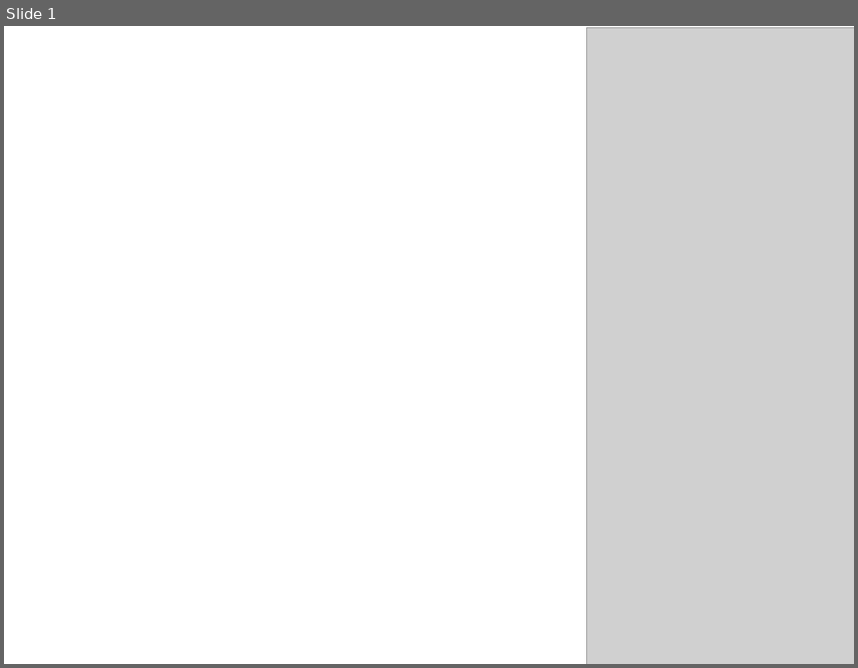
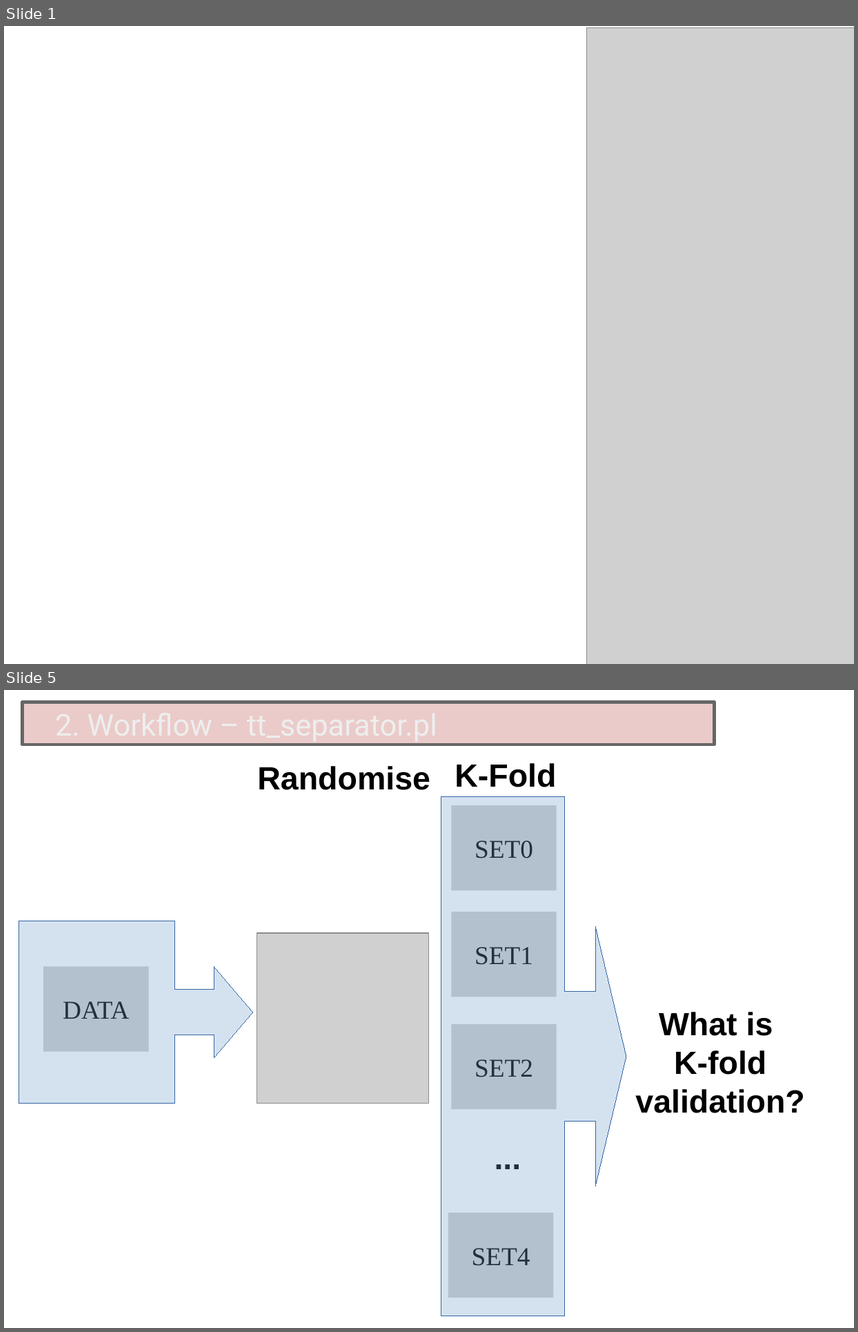
Before and after one commit to joanmarticarreras/AGB_naive_bayes, a slide deck: PPT.odp. Shown one above the other, each under a label of ours: slide 1 before the commit, slides 1 and 5 after it; the slides between them are not shown. The pictures are 858x668 and 858x1332 pixels, drawn with LibreOffice and Linux fonts; fonts in the diff are those of the drawing; grey boxes stand for pictures. Boxes give left, top, right and bottom in pixels: in the first picture for what was removed or moved away, otherwise in the second. Text is boxed around its words. In the diff, an @@ line names an element or a change of style, - is before the commit and + after.

```diff
--- a/PPT.odp
+++ b/PPT.odp
@@ slide 5 added at (4, 690, 854, 1328), background #FFFFFF @@
@@ rectangle added at (23, 702, 715, 745), fill #BA564D at 30% opacity, outline #666666 2.83 pt @@
@@ title added at (55, 704, 437, 744), 28 pt, text #EEEEEE @@
+2. Workflow – tt_separator.pl
@@ text added at (257, 766, 430, 790), 30 pt, text #000000, bold @@
+Randomise
@@ text added at (455, 763, 556, 787), 30 pt, text #000000, bold @@
+K-Fold
@@ right arrow callout added at (441, 796, 626, 1316), fill #729FCF at 30% opacity, outline #3465A4 0 pt @@
@@ picture added at (451, 806, 556, 891), 24 pt, text #000000 @@
+SET0
@@ picture added at (451, 911, 556, 996), 24 pt, text #000000 @@
+SET1
@@ right arrow callout added at (19, 920, 253, 1103), fill #729FCF at 30% opacity, outline #3465A4 0 pt @@
@@ picture added at (257, 933, 429, 1103) @@
@@ picture added at (43, 966, 148, 1051), 24 pt, text #000000 @@
+DATA
@@ text added at (635, 1012, 804, 1113), 30 pt, text #000000, bold @@
+What is
+K-fold validation?
@@ picture added at (451, 1024, 556, 1109), 24 pt, text #000000 @@
+SET2
@@ text added at (487, 1134, 528, 1178), 30 pt, text #000000, bold @@
+...
@@ picture added at (448, 1212, 553, 1297), 24 pt, text #000000 @@
+SET4
```
Also in this commit, not shown: 1 slide changed, 5 other slides added, 4 slides removed.
